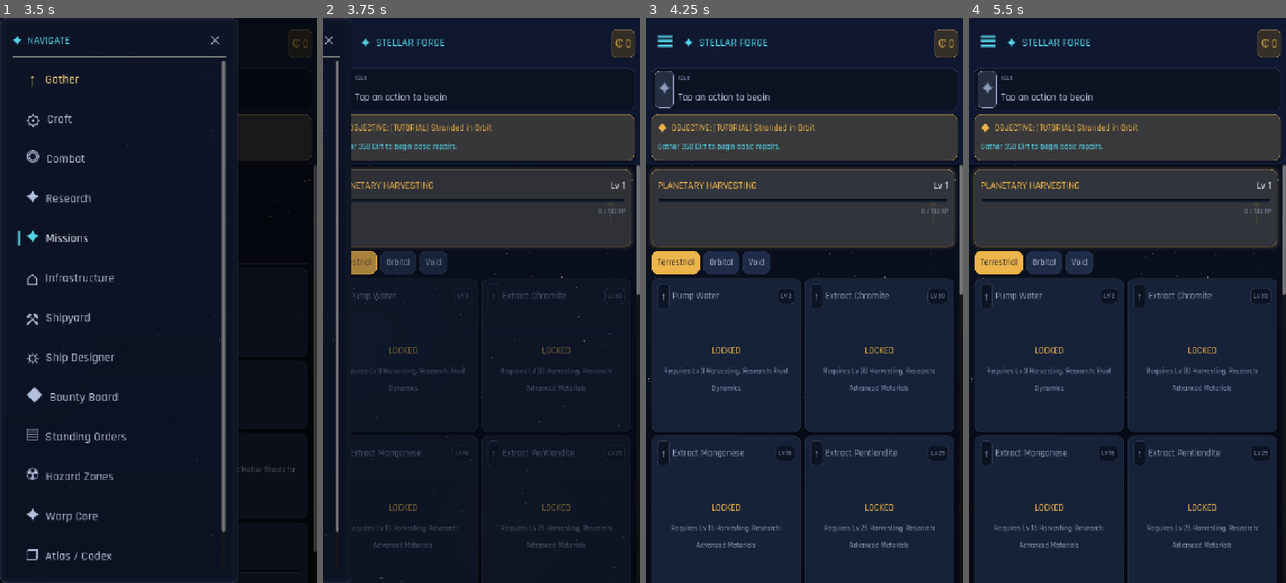
Above: before the commit, frames 1-4 (left to right).
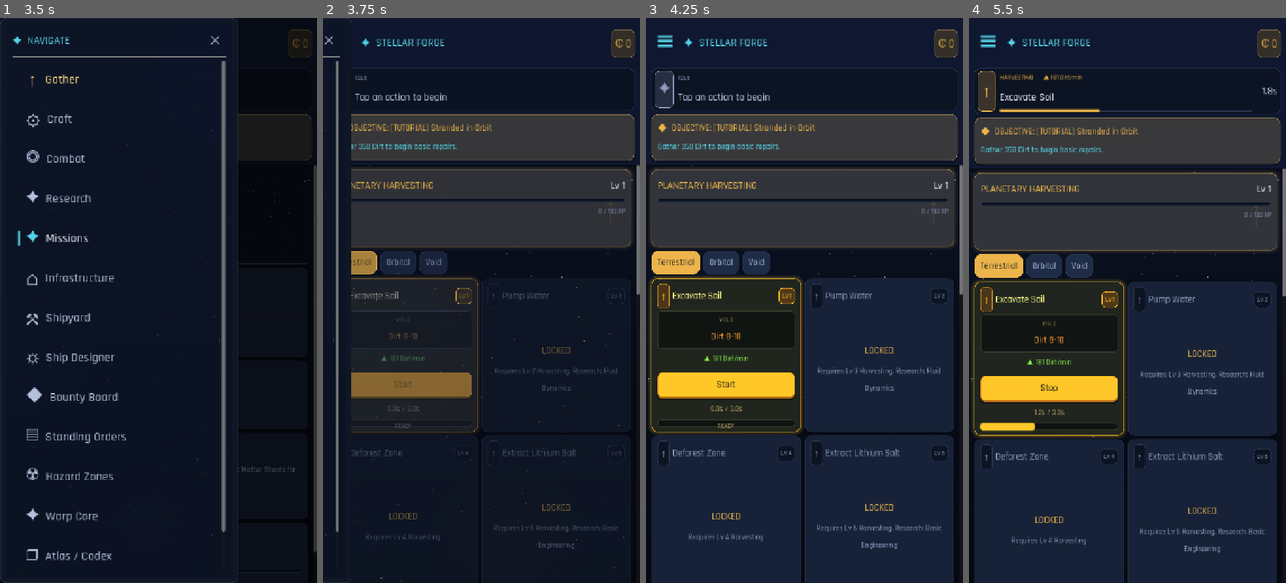
Above: after the commit, the same moments.

Repository: trakyalilter/TestMobileGame
Game: Godot game, scene res://scenes/main.tscn
Same seed, same stepped clock (60 frames per second), same inputs: the game is played once before the commit and once after it.
Inputs (mouse positions are in pixels of both pictures, inside the frame that each line leads up to):
- Up to frame 1 (3.5 s): click "☰" at 0.5 s; click "☰" at 1.25 s; click "✕" at 2 s; click "☰" at 2.75 s
- Up to frame 2 (3.75 s): click (440, 80) at 3.52 s
- Up to frame 3 (4.25 s): no input
- Up to frame 4 (5.5 s): click (1048, 385) at 4.25 s, where only the run after the commit has a clickable "Start"; click "Terrestrial" at 5 s

Frame 1 is identical in both runs. In frame 2, 3.6% of the frame differs, in the area x 8-94%, y 46-94%; in frame 3, 15%; in frame 4, 22%, in the area x 0-100%, y 9-95%.

Commit message:
Order Gather/Craft cards by unlock level
Both pages iterated GameData.GATHER/CRAFT in raw data order, so cards
within a category weren't sorted by level. Sort each category's cards by
level_req ascending (then name for stable ties) so the earliest
operations/recipes lead and the list reads as a progression.

https://claude.ai/code/session_01GUAm67mj5mAEoyJTAWupry

Diff:
--- a/scripts/ui/main.gd
+++ b/scripts/ui/main.gd
@@ -936,12 +936,20 @@
 		_refresh_current())
 	var g := _grid(v)
 	var any := false
+	var ids := []
 	for id in GameData.GATHER:
-		var a: Dictionary = GameData.GATHER[id]
-		if a.get("category", "terrestrial") != gather_cat:
-			continue
+		if GameData.GATHER[id].get("category", "terrestrial") == gather_cat:
+			ids.append(id)
+	# Order cards by unlock level (then name) so the earliest operations lead.
+	ids.sort_custom(func(a: String, b: String) -> bool:
+		var la := int(GameData.GATHER[a].get("level_req", 1))
+		var lb := int(GameData.GATHER[b].get("level_req", 1))
+		if la != lb:
+			return la < lb
+		return String(GameData.GATHER[a].get("name", a)) < String(GameData.GATHER[b].get("name", b)))
+	for id in ids:
 		any = true
-		g.add_child(_gather_card(id, a))
+		g.add_child(_gather_card(id, GameData.GATHER[id]))
 	if not any:
 		_empty(v, "No operations here yet.")
 
@@ -976,12 +984,20 @@
 		_refresh_current())
 	var g := _grid(v)
 	var any := false
+	var ids := []
 	for id in GameData.CRAFT:
-		var r: Dictionary = GameData.CRAFT[id]
-		if r.get("category", "misc") != craft_cat:
-			continue
+		if GameData.CRAFT[id].get("category", "misc") == craft_cat:
+			ids.append(id)
+	# Order recipes by unlock level (then name) so early recipes lead.
+	ids.sort_custom(func(a: String, b: String) -> bool:
+		var la := int(GameData.CRAFT[a].get("level_req", 1))
+		var lb := int(GameData.CRAFT[b].get("level_req", 1))
+		if la != lb:
+			return la < lb
+		return String(GameData.CRAFT[a].get("name", a)) < String(GameData.CRAFT[b].get("name", b)))
+	for id in ids:
 		any = true
-		g.add_child(_craft_card(id, r))
+		g.add_child(_craft_card(id, GameData.CRAFT[id]))
 	if not any:
 		_empty(v, "No recipes in this category.")
 
